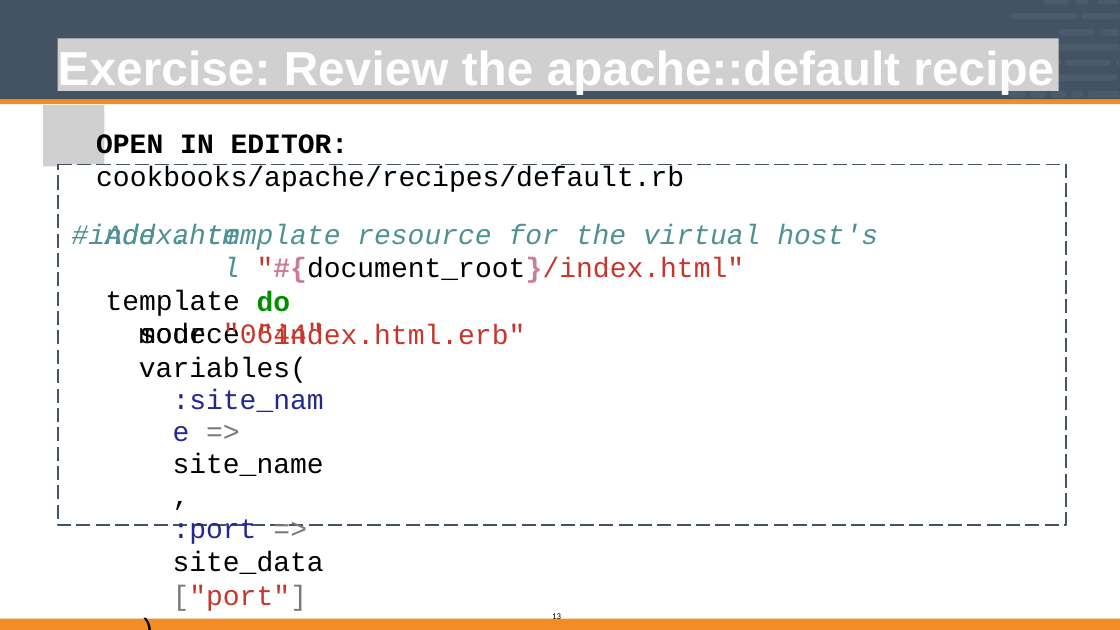
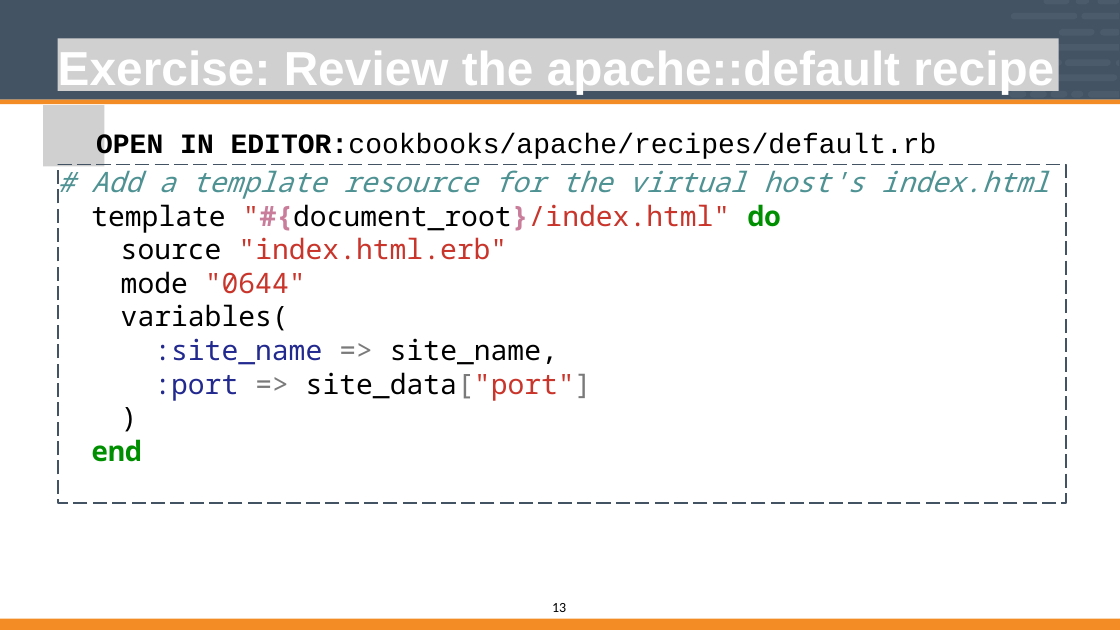
Before and after one commit to vinyar/chef-intermediate, a slide deck: slide 13 of Modules/04-Chef_Intermediate.pptx. Drawn at 1120x630 pixels with LibreOffice and Linux fonts; fonts in the diff are those of the drawing; grey boxes stand for pictures. Boxes give left, top, right and bottom in pixels: in the first picture for what was removed or moved away, otherwise in the second. Text is boxed around its words. In the diff, an @@ line names an element or a change of style, - is before the commit and + after.

```diff
--- a/Modules/04-Chef_Intermediate.pptx
+++ b/Modules/04-Chef_Intermediate.pptx
@@ text at bbox=[96, 133, 937, 159]: text changed @@
-OPEN IN EDITOR: cookbooks/apache/recipes/default.rb
-# Add a template resource for the virtual host's
+OPEN IN EDITOR:cookbooks/apache/recipes/default.rb
@@ freeform shape removed at bbox=[58, 164, 1066, 525] @@
@@ freeform shape removed at bbox=[58, 164, 1066, 525] @@
@@ freeform shape added at bbox=[58, 164, 1066, 503], outline #435363 2 pt dashed, 32 pt, text #000000 @@
+# Add a template resource for the virtual host's index.html
+template "#{document_root}/index.html" do
+source "index.html.erb"
+mode "0644"
+variables(
+:site_name => site_name,
+:port => site_data["port"]
+)
+end
@@ text removed at bbox=[88, 224, 240, 344] @@
-index.html template source
@@ text removed at bbox=[257, 257, 745, 345] @@
-"#{document_root}/index.html" do
-"index.html.erb"
@@ text removed at bbox=[139, 324, 324, 611] @@
-mode "0644" variables(
-:site_name => site_name,
-:port => site_data["port"]
-)
-end
@@ page number: place and size @@
-page number at bbox=[552, 612, 561, 622]
+page number at bbox=[552, 603, 566, 612]
@@ page number at bbox=[552, 603, 566, 612]: size 10 to 16 pt @@
```
Also in this commit, not shown: 55 other slides changed.
